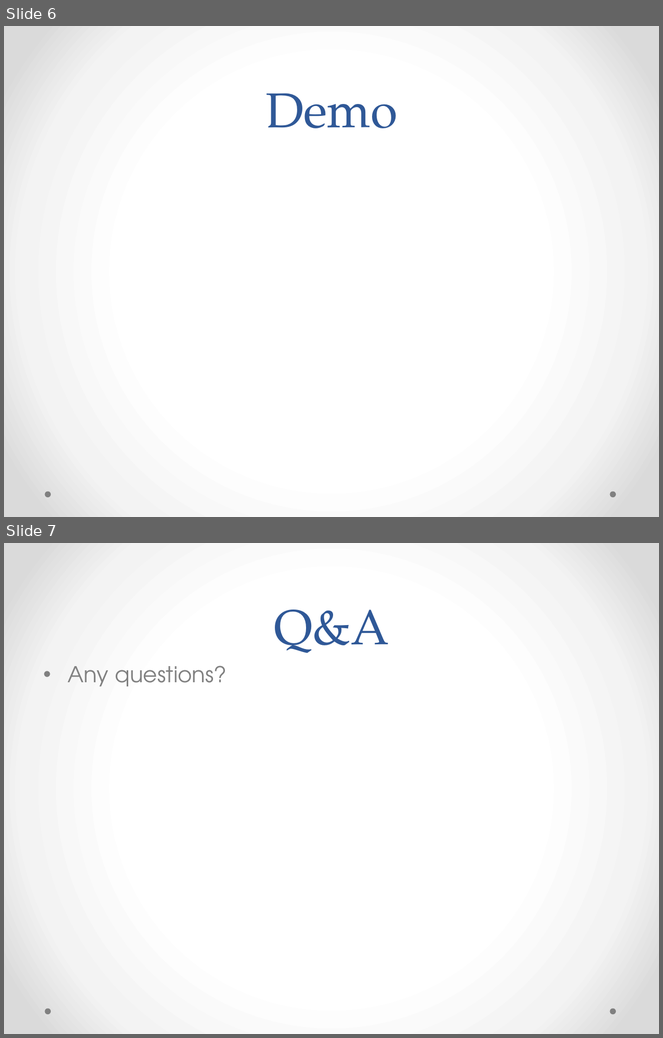
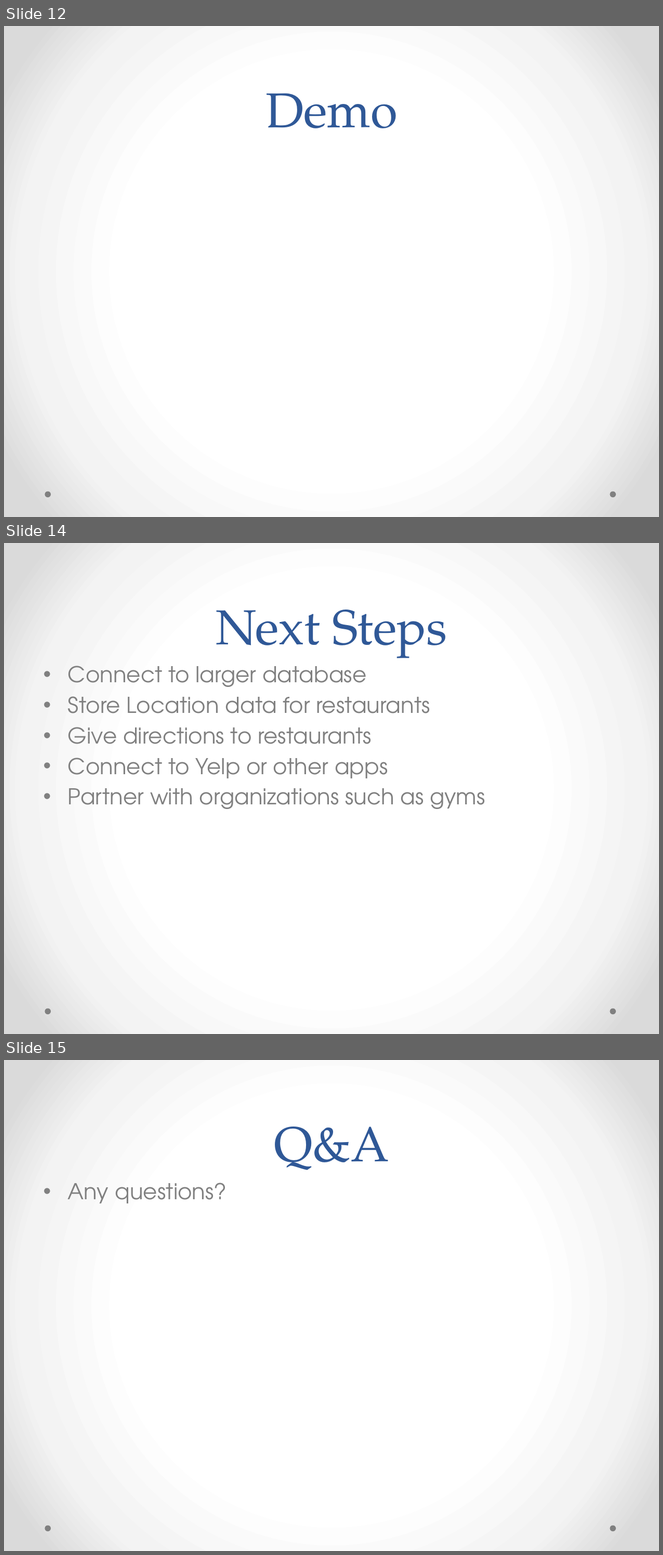
Before and after one commit to onethousandcats/acs560_course_project, a slide deck: Final Presentation/ACS560 Final Presentation.pptx. Shown one above the other, each under a label of ours: slides 6 and 7 before the commit, slides 12, 14 and 15 after it; the slides between them are not shown. The pictures are 663x1038 and 663x1555 pixels, drawn with LibreOffice and Linux fonts; fonts in the diff are those of the drawing. Boxes give left, top, right and bottom in pixels: in the first picture for what was removed or moved away, otherwise in the second. Text is boxed around its words. In the diff, an @@ line names an element or a change of style, - is before the commit and + after.

```diff
--- a/Final Presentation/ACS560 Final Presentation.pptx
+++ b/Final Presentation/ACS560 Final Presentation.pptx
@@ slide 14 added at (4,543,659,1034), background gradient #FFFFFF to #F4F4F4 to #DADADA; not listed: 2 template elements that a slide beside it also shows @@
@@ title added at (216,610,448,658), 54 pt, text #2F5897 @@
+Next Steps
@@ text added at (68,666,486,809), 24 pt, text #808080 @@
+• Connect to larger database
+• Store Location data for restaurants
+• Give directions to restaurants
+• Connect to Yelp or other apps
+• Partner with organizations such as gyms
@@ what was slide 6 is now slide 12 @@
@@ what was slide 7 is now slide 15 @@
```
Also in this commit, not shown: 4 slides changed, 7 other slides added, 2 other files.
